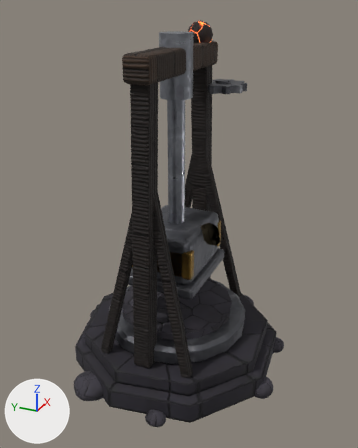
What one commit did to the glTF model unity/Kernwacht_Unity/Assets/Kernwacht/Models/tower/quake.glb.
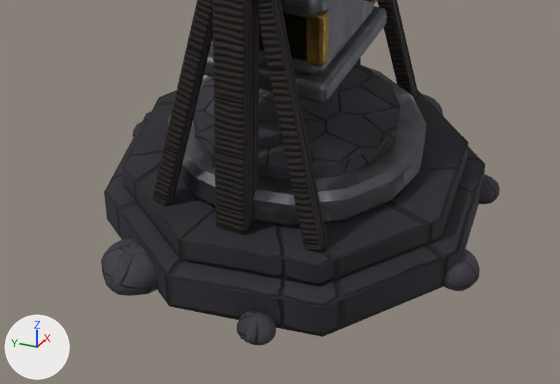
Each version is shown whole from a 50 mm lens placed at (-1.667, -0.761, 1.45), pointed at (-0.01, -0.015, 0.622), then close up on the part from 6% to 88% of the width and 55% to 100% of the height. The axes (+X, +Y, +Z) are drawn at lower left. The lights are the same throughout. The older version's two pictures come first. Vertices at exactly the same position are counted once.

The first close-up shows 'Base', 'Turret'.
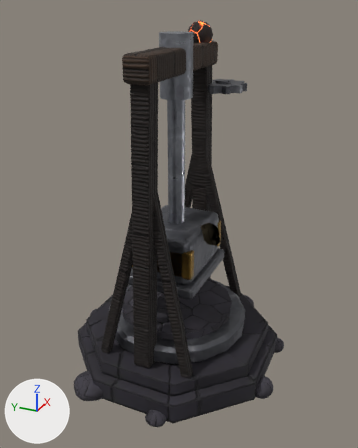
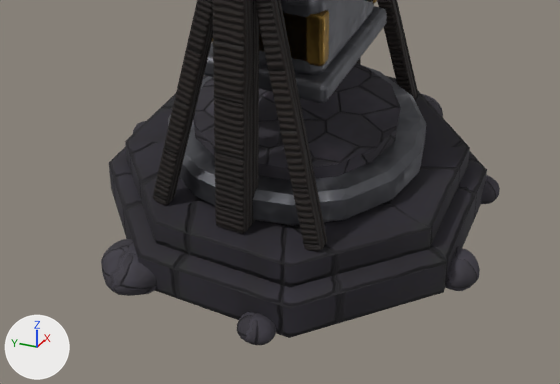
Where the change shows, as pixel boxes [x1, y1, x2, y2] in the close-ups (560 x 384 px; the box of a moved part takes in the faces that stretch with it):
```json
{"part": 1, "of": "me_base", "change": "moved or reshaped", "before": [148, 90, 177, 113], "after": [203, 75, 397, 84]}
{"part": 2, "of": "me_base", "change": "surface changed", "before": [110, 91, 485, 333], "after": [110, 91, 485, 333]}
```

Edits to the scene script, one JSON object a line:
```json
{"block": "me_base", "where": "# used by ob_base; parent = ob_quake; location = (0.0, 0.0, 0.0)"}
{"op": "remove", "block": "me_base", "code": "me_base.from_pydata(...)  # 1903 vertices, 3612 faces; spans x -0.466..0.473, y -0.475..0.489, z -0.033..1.37"}
{"op": "add", "block": "me_base", "code": "me_base.from_pydata(...)  # 1898 vertices, 3612 faces; spans x -0.466..0.473, y -0.475..0.489, z -0.033..1.37"}
{"block": "me_base", "change": "me_base part 1"}
{"block": "me_base", "change": "10 vertices are removed from x 0.3..0.45, y 0.0..0.302, z 0.0..0.14"}
{"block": "me_base", "change": "20 faces are deleted"}
{"block": "me_base", "change": "30 vertices move from x -0.441..0.192, y -0.431..0.448, z 0.0..0.14 to x -0.416..0.172, y -0.416..0.416, z 0.0..0.14"}
{"block": "me_base", "change": "5 vertices are added at (0.416, 0.172, 0.0), (0.416, 0.172, 0.077), (0.393, 0.163, 0.087), (0.374, 0.155, 0.087), (0.374, 0.155, 0.14)"}
{"block": "me_base", "change": "20 new faces join them, mat_stone_dark"}
{"block": "me_base", "change": "me_base part 2: 60 kept faces spanning x -0.416..0.416, y -0.416..0.416, z 0.0..0.14 get new texture (UV) coordinates"}
```
